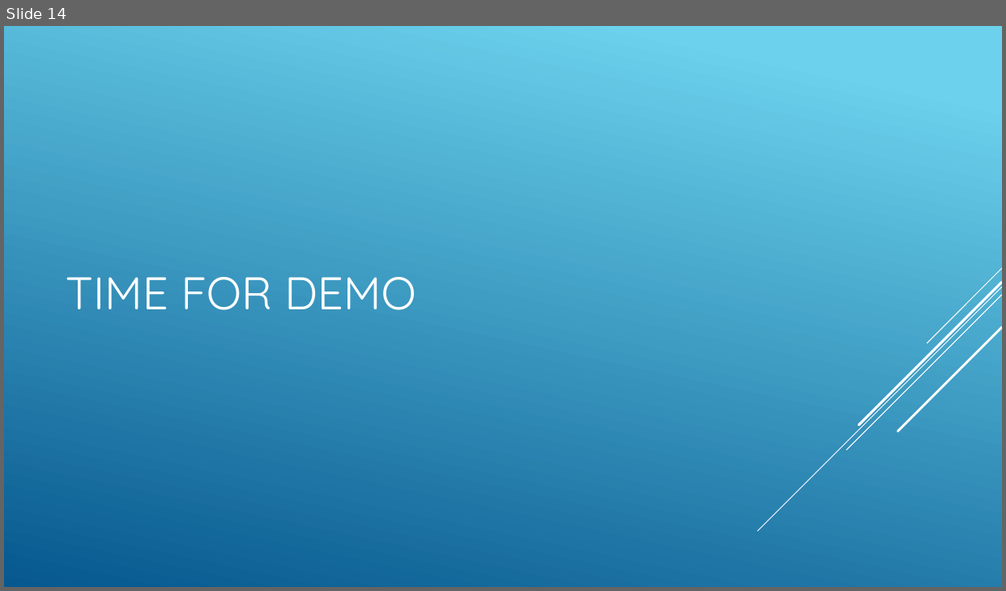
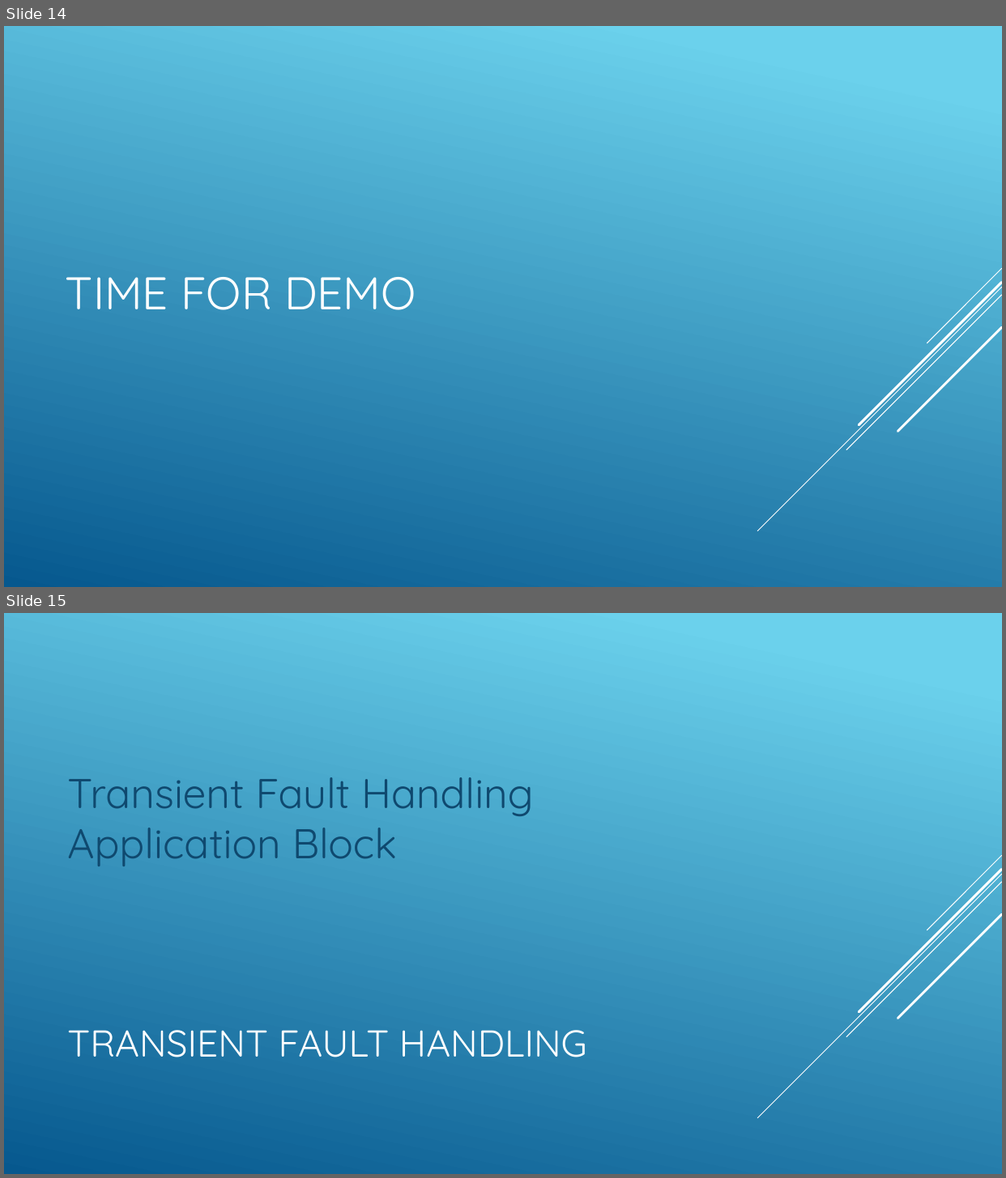
Before and after one commit to maksim-soldatenko/AdoNetDemoApp, a slide deck: Ado.pptx. Shown one above the other, each under a label of ours: slide 14 before the commit, slides 14 and 15 after it. The pictures are 1006x591 and 1006x1178 pixels, drawn with LibreOffice and Linux fonts; fonts in the diff are those of the drawing. Boxes give left, top, right and bottom in pixels: in the first picture for what was removed or moved away, otherwise in the second. Text is boxed around its words. In the diff, an @@ line names an element or a change of style, - is before the commit and + after.

```diff
--- a/Ado.pptx
+++ b/Ado.pptx
@@ slide 15 added at (4,613,1002,1174), background gradient #6ED2EB to #06588E; not listed: 5 template elements that a slide beside it also shows @@
@@ text added at (67,777,534,867), 40 pt, text #0F496F @@
+Transient Fault Handling Application Block
@@ title added at (67,1030,587,1058), 36 pt, text #FFFFFF @@
+TRANSIENT FAULT HANDLING
```
Also in this commit, not shown: 1 other slide added.
